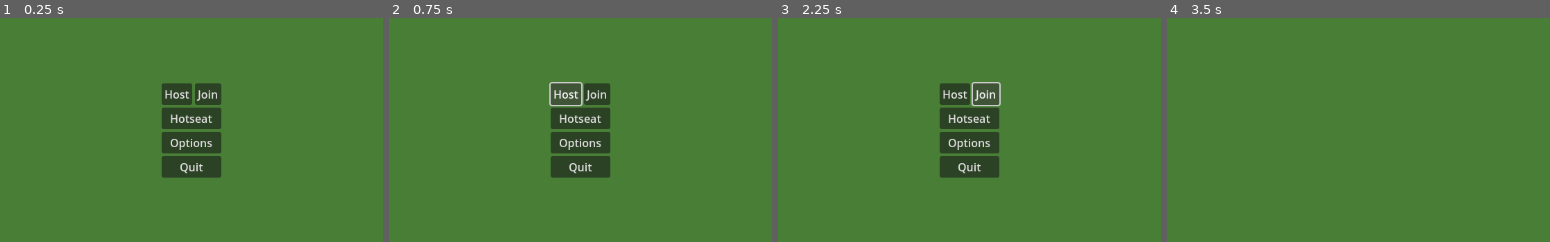
Above: before the commit, frames 1-4 (left to right).
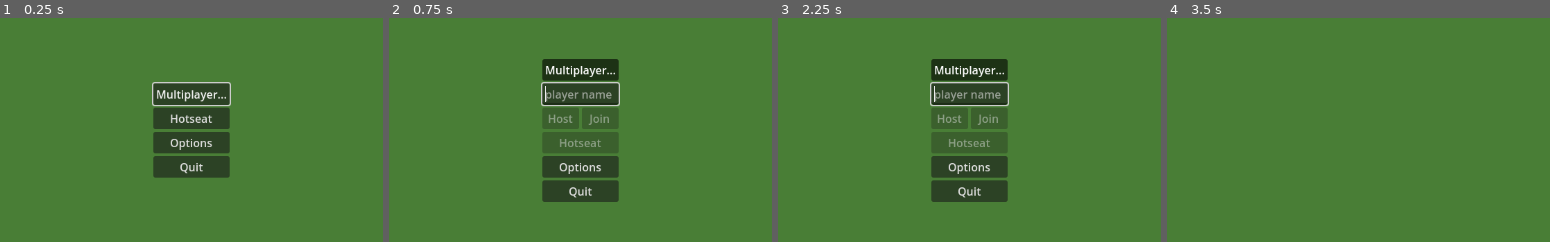
Above: after the commit, the same moments.

Repository: WonkyMic/golf_cards_godot
Game: Godot game, scene res://menu.tscn
The game is run twice, just before and just after one commit, with the same random seed, the same clock (stepped at 60 frames per second) and the same inputs.
Inputs (mouse positions are % of the whole screen's width and height, from its top left):
- Up to frame 1 (0.25 s): no input
- Up to frame 2 (0.75 s): click (50, 42) at 0.5 s, where only the run before the commit has a clickable "Host"
- Up to frame 3 (2.25 s): click (52, 36) at 1.25 s, where only the run after the commit has a clickable "Multiplayer..."; click (54, 42) at 2 s, where only the run before the commit has a clickable "Join"
- Up to frame 4 (3.5 s): click "Options" at 2.75 s
The pictures show only the part of the screen within x 27-77%, y 25-75%; the shares and areas given below are measured in that part.

The runs differ from the first frame. In frame 1, 2.6% of the frame differs, in the area x 39-61%, y 28-72%; in frame 2, 9.3%; in frame 3, 9.3%, in the area x 39-61%, y 18-83%; in frame 4, nothing differs.

Commit message:
add options for player name, improve setup

Diff:
--- a/Menu.gd
+++ b/Menu.gd
@@ -1,10 +1,38 @@
 extends Control
 
-const PORT = 4433
+const PORT := 4433
+const HOTSEAT_ENABLED_TOOLTIP := "Play both sides from the same device"
+const HOTSEAT_DISABLED_TOOLTIP := (
+	HOTSEAT_ENABLED_TOOLTIP + " (toggle multiplayer button to enable this option)"
+)
 
 var global: Global
 
+var multiplayer_button: Button
+var connection_choices: HBoxContainer
+var name_entry: LineEdit
+var host_button: Button
+var join_button: Button
+var hotseat_button: Button
+
+
 func _ready():
+	# Cache casted nodes
+	multiplayer_button = $Choices/MultiplayerButton
+	connection_choices = $Choices/ConnectionChoices
+	name_entry = $Choices/NameEntry
+	host_button = $Choices/ConnectionChoices/Host
+	join_button = $Choices/ConnectionChoices/Join
+	hotseat_button = $Choices/HotseatButton
+
+	# Default states
+	#multiplayer_button.grab_click_focus() # TODO: does grab_click_focus snap mouse to this button?
+	multiplayer_button.grab_focus()
+	name_entry.visible = false
+	connection_choices.visible = false
+	hotseat_button.disabled = false
+	hotseat_button.tooltip_text = HOTSEAT_ENABLED_TOOLTIP
+
 	# You can save bandwith by disabling server relay and peer notifications.
 	multiplayer.server_relay = false
 	global = get_node("/root/Global")
@@ -13,6 +41,7 @@
 	if DisplayServer.get_name() == "headless":
 		print("Automatically starting dedicated server")
 		#_on_host_pressed.call_deferred()
+
 
 func _on_host_pressed() -> void:
 	# Start as server
@@ -26,12 +55,13 @@
 	global.is_multiplayer = true
 	start_game()
 
+
 func _on_join_pressed() -> void:
 	# Start as client
 	#var txt : String = $UI/Net/Options/Remote.text
 	#if txt == "":
-		#OS.alert("Need a remote to connect to.")
-		#return
+	#OS.alert("Need a remote to connect to.")
+	#return
 	var peer = ENetMultiplayerPeer.new()
 	# TODO: try with "localhost"
 	# TODO: first param should be an IP the user provides in future
@@ -44,15 +74,19 @@
 	global.is_multiplayer = true
 	start_game()
 
+
 func _on_hotseat_pressed():
 	global.is_multiplayer = false
 	get_tree().change_scene_to_file("res://main.tscn")
 
+
 func _on_options_pressed():
 	get_tree().change_scene_to_file("res://options_menu.tscn")
 
+
 func _on_quit_pressed():
 	get_tree().quit()
+
 
 func start_game():
 	# TODO: Hide the UI and unpause to start the game.
@@ -63,6 +97,7 @@
 	if multiplayer.is_server():
 		change_board.call_deferred(load("res://main.tscn"))
 
+
 # Call this function deferred and only on the main authority (server).
 func change_board(scene: PackedScene):
 	# Remove old board if any.
@@ -72,3 +107,29 @@
 		c.queue_free()
 	# Add new board.
 	board.add_child(scene.instantiate())
+
+
+func _on_multiplayer_button_toggled(toggled_on: bool) -> void:
+	hotseat_button.disabled = toggled_on
+	connection_choices.visible = toggled_on
+	name_entry.visible = toggled_on
+
+	if toggled_on:
+		hotseat_button.tooltip_text = HOTSEAT_DISABLED_TOOLTIP
+		name_entry.grab_focus()
+		name_entry.emit_signal("text_changed", name_entry.text)
+	else:
+		hotseat_button.tooltip_text = HOTSEAT_ENABLED_TOOLTIP
+
+
+func _on_name_entry_text_changed(new_text: String) -> void:
+	if new_text.length() > 0:
+		host_button.disabled = false
+		join_button.disabled = false
+	else:
+		host_button.disabled = true
+		join_button.disabled = true
+
+
+func _on_name_entry_focus_exited() -> void:
+	global.player_name = name_entry.text
--- a/global.gd
+++ b/global.gd
@@ -1,3 +1,4 @@
 extends Node
 
-var is_multiplayer := false
+var is_multiplayer := true
+var player_name: String
--- a/menu.tscn
+++ b/menu.tscn
@@ -9,6 +9,7 @@
 anchor_bottom = 1.0
 grow_horizontal = 2
 grow_vertical = 2
+size_flags_horizontal = 3
 script = ExtResource("1_w1f1x")
 
 [node name="Board" type="Node" parent="."]
@@ -17,49 +18,62 @@
 _spawnable_scenes = PackedStringArray("res://main.tscn")
 spawn_path = NodePath("../Board")
 
-[node name="MainMenuContainer" type="MarginContainer" parent="."]
+[node name="Choices" type="VBoxContainer" parent="."]
 layout_mode = 1
 anchors_preset = 8
 anchor_left = 0.5
 anchor_top = 0.5
 anchor_right = 0.5
 anchor_bottom = 0.5
-offset_left = -43.0
+offset_left = -55.0
 offset_top = -68.0
-offset_right = 43.0
+offset_right = 55.0
 offset_bottom = 68.0
 grow_horizontal = 2
 grow_vertical = 2
 
-[node name="VBoxContainer" type="VBoxContainer" parent="MainMenuContainer"]
+[node name="MultiplayerButton" type="Button" parent="Choices"]
+layout_mode = 2
+toggle_mode = true
+text = "Multiplayer..."
+
+[node name="NameEntry" type="LineEdit" parent="Choices"]
+layout_mode = 2
+placeholder_text = "player name"
+
+[node name="ConnectionChoices" type="HBoxContainer" parent="Choices"]
 layout_mode = 2
 
-[node name="HBoxContainer" type="HBoxContainer" parent="MainMenuContainer/VBoxContainer"]
+[node name="Host" type="Button" parent="Choices/ConnectionChoices"]
 layout_mode = 2
-
-[node name="Host" type="Button" parent="MainMenuContainer/VBoxContainer/HBoxContainer"]
-layout_mode = 2
+size_flags_horizontal = 3
+disabled = true
 text = "Host"
 
-[node name="Join" type="Button" parent="MainMenuContainer/VBoxContainer/HBoxContainer"]
+[node name="Join" type="Button" parent="Choices/ConnectionChoices"]
 layout_mode = 2
+size_flags_horizontal = 3
+disabled = true
 text = "Join"
 
-[node name="Hotseat" type="Button" parent="MainMenuContainer/VBoxContainer"]
+[node name="HotseatButton" type="Button" parent="Choices"]
 layout_mode = 2
 text = "Hotseat"
 
-[node name="Options" type="Button" parent="MainMenuContainer/VBoxContainer"]
+[node name="OptionsButton" type="Button" parent="Choices"]
 layout_mode = 2
 text = "Options
 "
 
-[node name="Quit" type="Button" parent="MainMenuContainer/VBoxContainer"]
+[node name="QuitButton" type="Button" parent="Choices"]
 layout_mode = 2
 text = "Quit"
 
-[connection signal="pressed" from="MainMenuContainer/VBoxContainer/HBoxContainer/Host" to="." method="_on_host_pressed"]
-[connection signal="pressed" from="MainMenuContainer/VBoxContainer/HBoxContainer/Join" to="." method="_on_join_pressed"]
-[connection signal="pressed" from="MainMenuContainer/VBoxContainer/Hotseat" to="." method="_on_hotseat_pressed"]
-[connection signal="pressed" from="MainMenuContainer/VBoxContainer/Options" to="." method="_on_options_pressed"]
-[connection signal="pressed" from="MainMenuContainer/VBoxContainer/Quit" to="." method="_on_quit_pressed"]
+[connection signal="toggled" from="Choices/MultiplayerButton" to="." method="_on_multiplayer_button_toggled"]
+[connection signal="focus_exited" from="Choices/NameEntry" to="." method="_on_name_entry_focus_exited"]
+[connection signal="text_changed" from="Choices/NameEntry" to="." method="_on_name_entry_text_changed"]
+[connection signal="pressed" from="Choices/ConnectionChoices/Host" to="." method="_on_host_pressed"]
+[connection signal="pressed" from="Choices/ConnectionChoices/Join" to="." method="_on_join_pressed"]
+[connection signal="pressed" from="Choices/HotseatButton" to="." method="_on_hotseat_pressed"]
+[connection signal="pressed" from="Choices/OptionsButton" to="." method="_on_options_pressed"]
+[connection signal="pressed" from="Choices/QuitButton" to="." method="_on_quit_pressed"]
